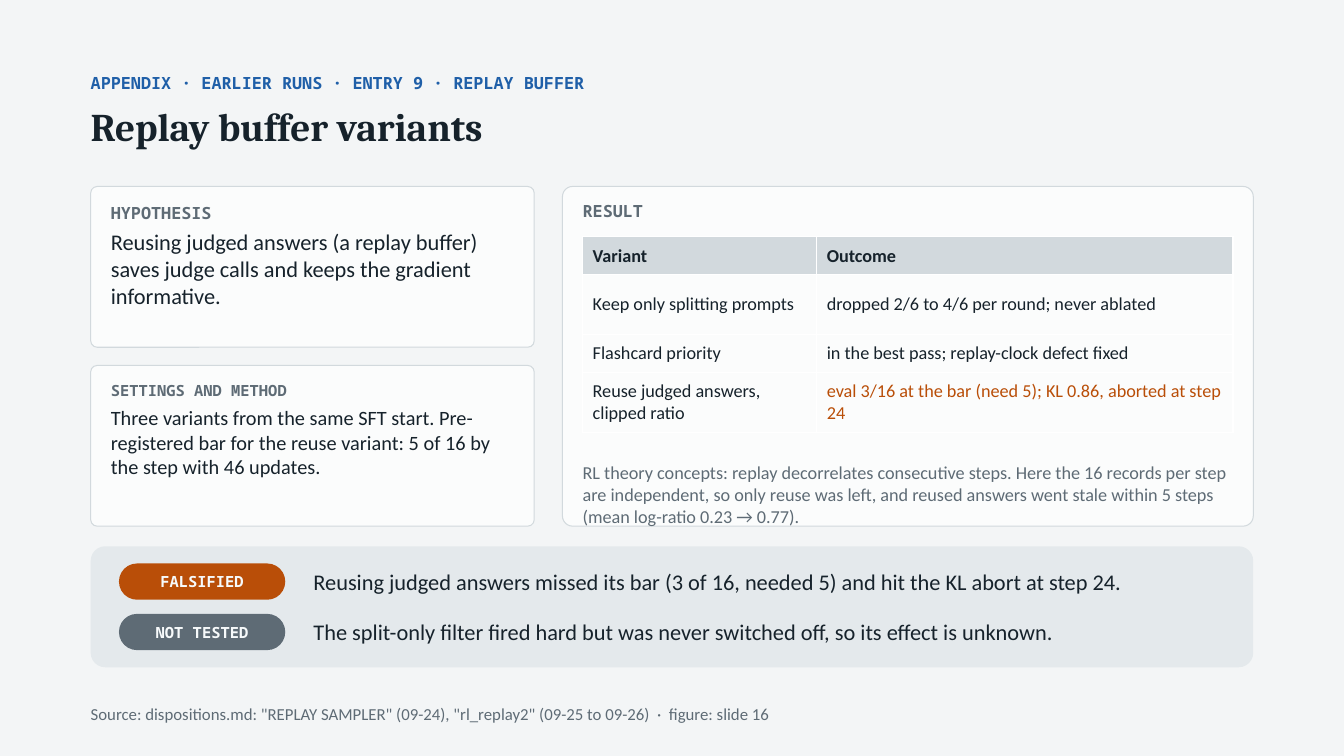
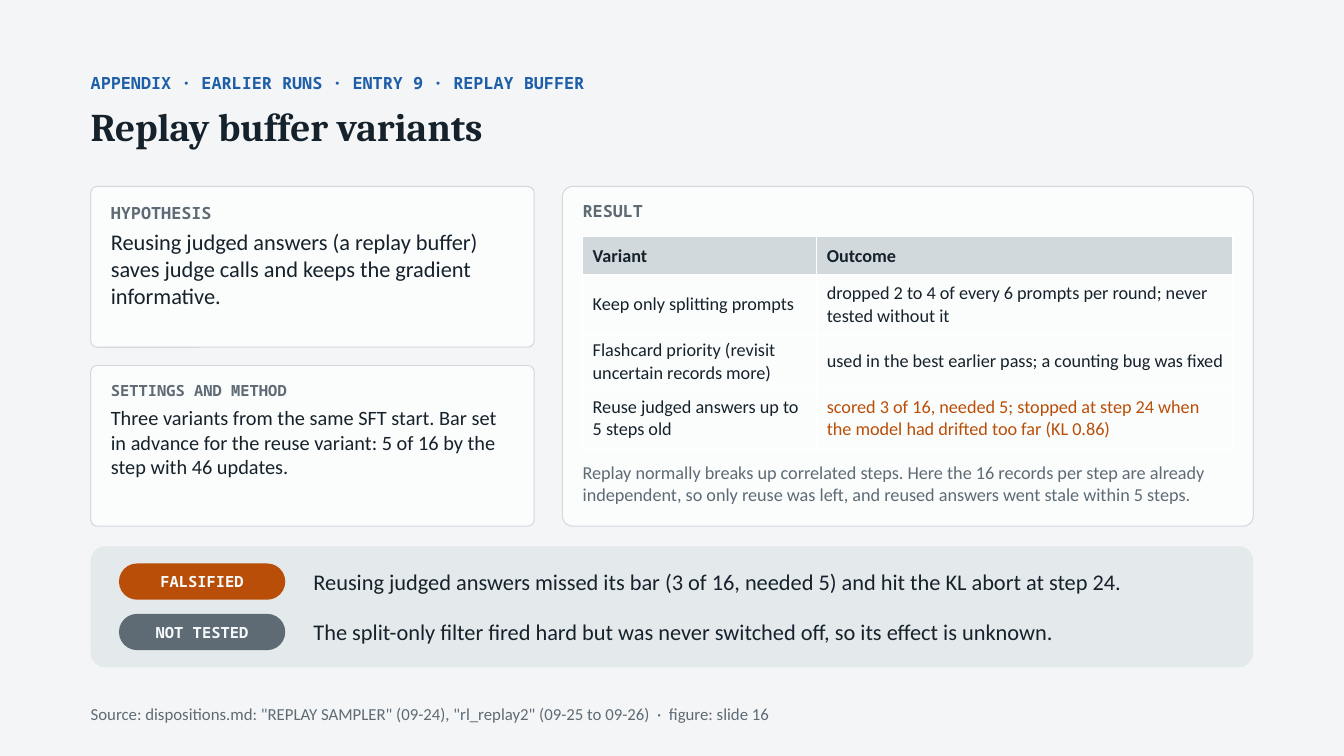
Before and after one commit to thistleknot/rl_v2_share, a slide deck: slide 22 of docs/RL_V2_rl.pptx. Drawn at 1344x756 pixels with LibreOffice and Linux fonts; fonts in the diff are those of the drawing. Boxes give left, top, right and bottom in pixels: in the first picture for what was removed or moved away, otherwise in the second. Text is boxed around its words. In the diff, an @@ line names an element or a change of style, - is before the commit and + after.

```diff
--- a/docs/RL_V2_rl.pptx
+++ b/docs/RL_V2_rl.pptx
@@ table at (583,237,1233,442) @@
-row 2, column 2: dropped 2/6 to 4/6 per round; never ablated
+row 2, column 2: dropped 2 to 4 of every 6 prompts per round; never tested without it
-row 3, column 1: Flashcard priority
+row 3, column 1: Flashcard priority (revisit uncertain records more)
-row 3, column 2: in the best pass; replay-clock defect fixed
+row 3, column 2: used in the best earlier pass; a counting bug was fixed
-row 4, column 1: Reuse judged answers, clipped ratio
+row 4, column 1: Reuse judged answers up to 5 steps old
-row 4, column 2: eval 3/16 at the bar (need 5); KL 0.86, aborted at step 24
+row 4, column 2: scored 3 of 16, needed 5; stopped at step 24 when the model had drifted too far (KL 0.86)
@@ text at (111,411,497,478): text changed @@
-Three variants from the same SFT start. Pre-registered bar for the reuse variant: 5 of 16 by the step with 46 updates.
+Three variants from the same SFT start. Bar set in advance for the reuse variant: 5 of 16 by the step with 46 updates.
@@ text at (583,466,1204,504): text changed @@
-RL theory concepts: replay decorrelates consecutive steps. Here the 16 records per step are independent, so only reuse was left, and reused answers went stale within 5 steps (mean log-ratio 0.23 → 0.77).
+Replay normally breaks up correlated steps. Here the 16 records per step are already independent, so only reuse was left, and reused answers went stale within 5 steps.
```
Also in this commit, not shown: 9 other slides changed.
